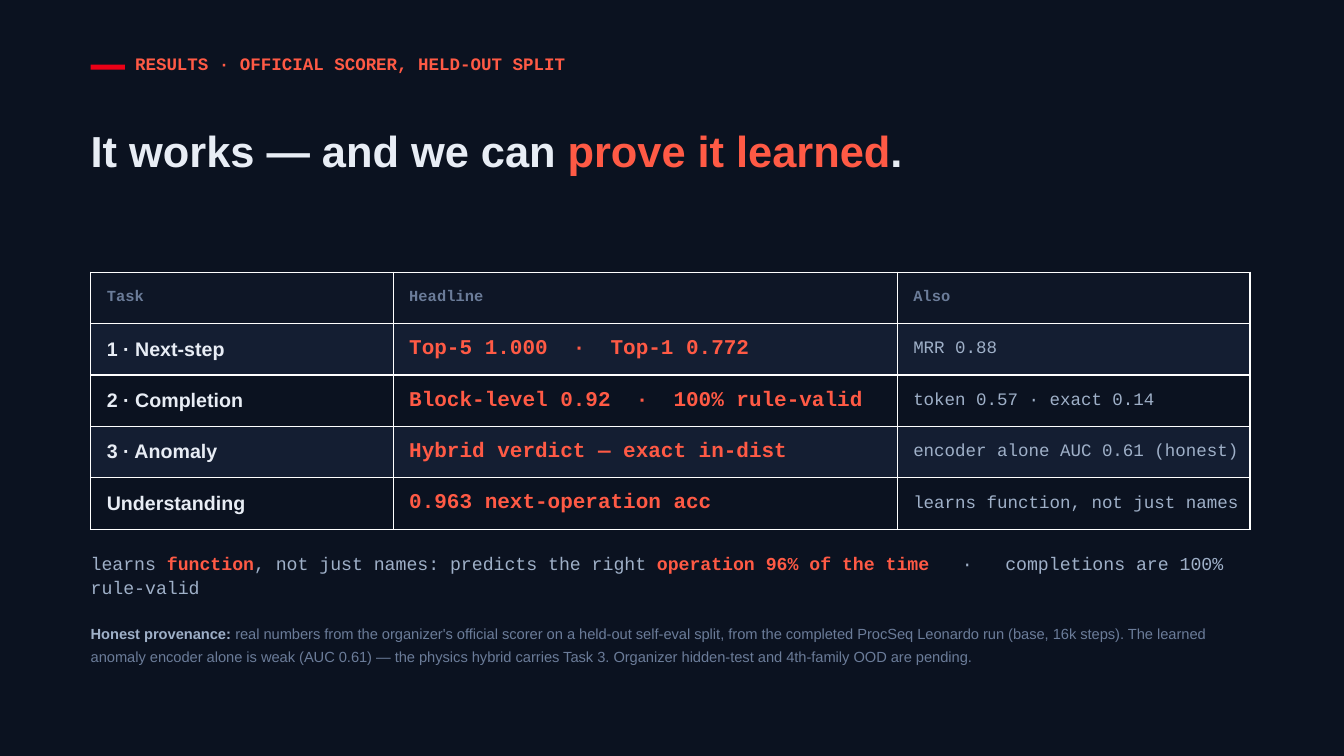
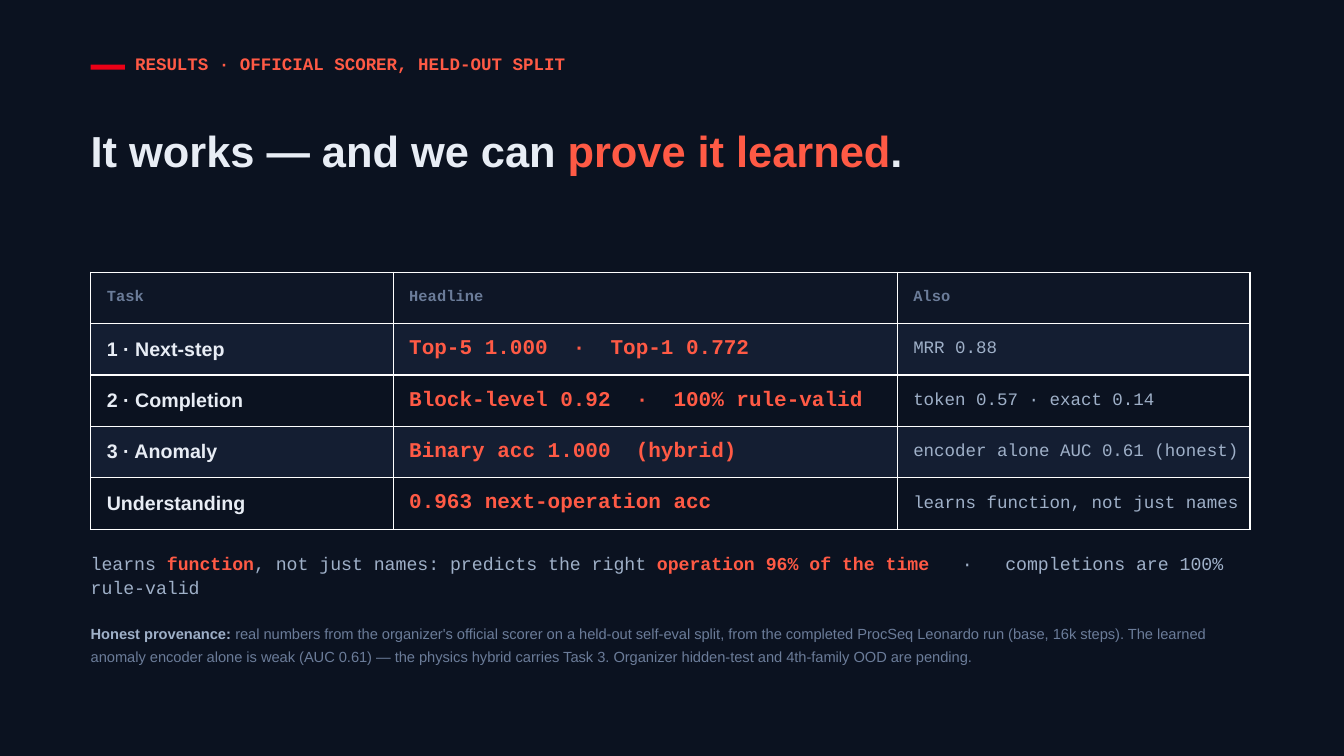
Before and after one commit to thuber19/zero_one_hack_01, a slide deck: slide 6 of tracks/industrial-infineon/solution/pitch/ProcSeq_Pitch.pptx. Drawn at 1344x756 pixels with LibreOffice and Linux fonts; fonts in the diff are those of the drawing. Boxes give left, top, right and bottom in pixels: in the first picture for what was removed or moved away, otherwise in the second. Text is boxed around its words. In the diff, an @@ line names an element or a change of style, - is before the commit and + after.

```diff
--- a/tracks/industrial-infineon/solution/pitch/ProcSeq_Pitch.pptx
+++ b/tracks/industrial-infineon/solution/pitch/ProcSeq_Pitch.pptx
@@ table at <box>91,272,1250,529</box> @@
-row 4, column 2: Hybrid verdict — exact in-dist
+row 4, column 2: Binary acc 1.000 (hybrid)
```
Also in this commit, not shown: 2 other files.
